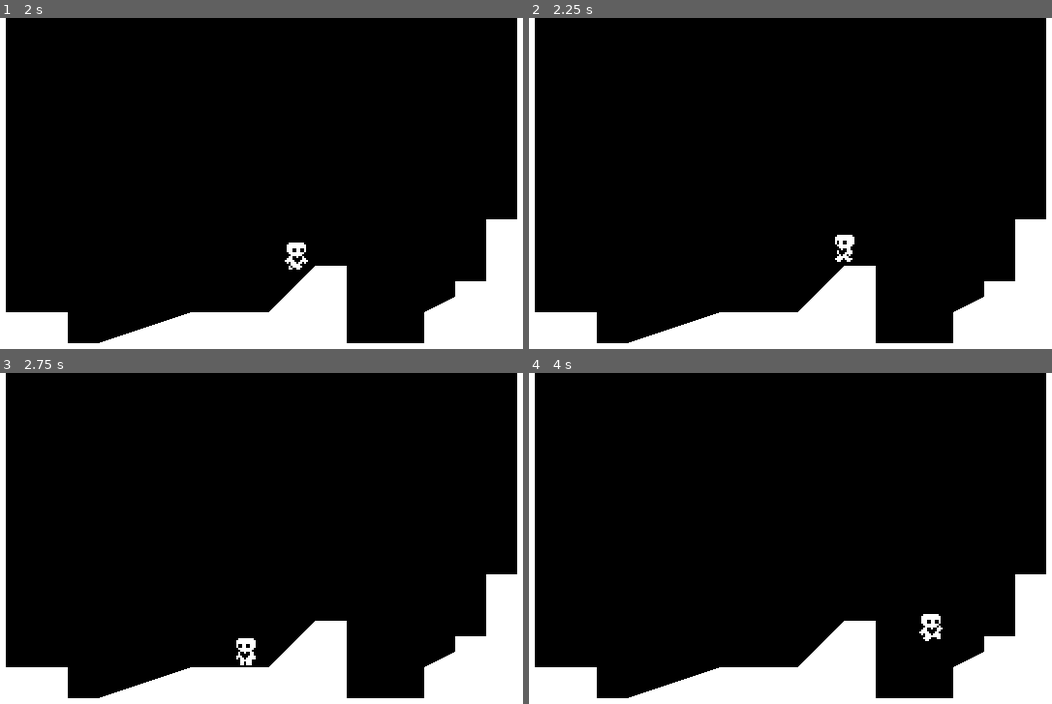
Above: before the commit, frames 1-4 (two rows, left to right).
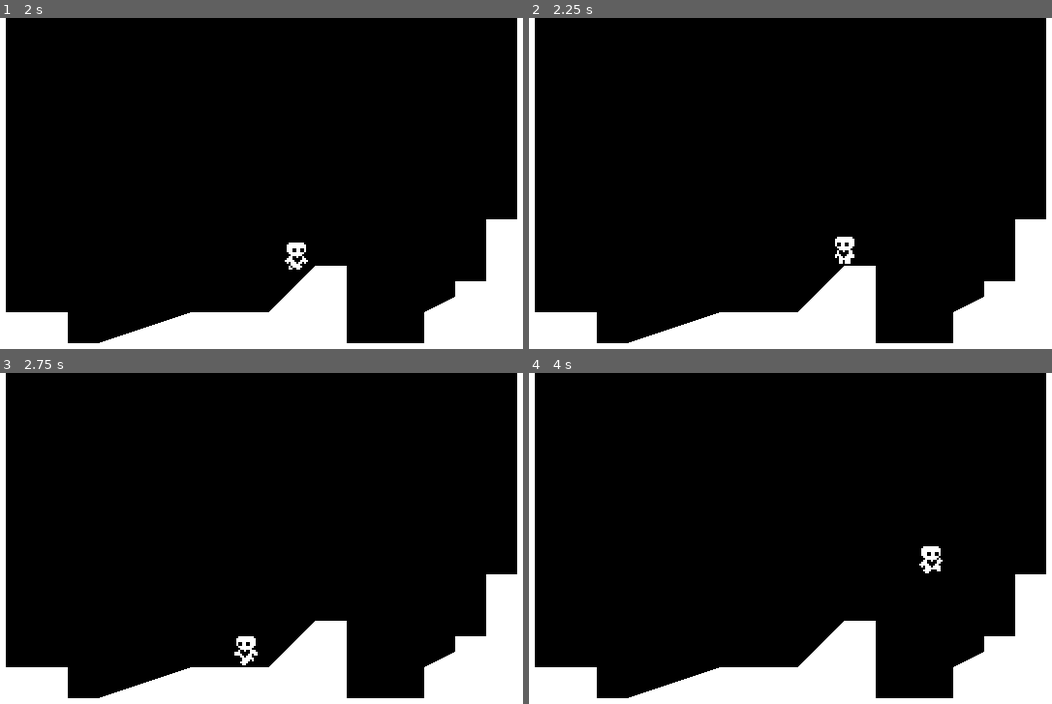
Above: after the commit, the same moments.

Repository: Superachi/Heart-Platformer
Game: Godot game, scene res://world.tscn
The game is run twice, just before and just after one commit, with the same random seed, the same clock (stepped at 60 frames per second) and the same inputs.
Inputs:
- Up to frame 1 (2 s): tap Enter (ui_accept) at 0.5, 0.77, 1.52 s; hold Right (ui_right) from 0.53 s (still down)
- Up to frame 2 (2.25 s): release Right (ui_right) at 2.03 s; hold Left (ui_left) from 2.03 s (still down)
- Up to frame 3 (2.75 s): keep holding Left (ui_left)
- Up to frame 4 (4 s): release Left (ui_left) at 2.78 s; hold Right (ui_right) from 2.78 s (still down); tap Enter (ui_accept) at 3.02, 3.77 s

Frame 1 is identical in both runs. In frame 2, 0.1% of the frame differs, in the area x 58-63%, y 65-75%; in frame 3, 0.1%; in frame 4, 0.4%, in the area x 74-80%, y 52-81%.

Commit message:
Add jump coyote time

Diff:
--- a/Player.gd
+++ b/Player.gd
@@ -1,6 +1,7 @@
 extends CharacterBody2D
 
 @onready var animated_sprite_2d = $AnimatedSprite2D
+@onready var coyote_jump_timer = $CoyoteJumpTimer
 
 const SPEED = 100.0
 const JUMP_VELOCITY = -200.0
@@ -14,18 +15,23 @@
 	set_horizontal_speed(input_axis, delta)
 	apply_gravity(delta)
 	allow_jumping()
+	update_animations(input_axis)
+
+	var was_on_floor = is_on_floor()
 	move_and_slide()
-	update_animations(input_axis)
+	# If we just left the ledge, without jumping, start coyote time
+	if was_on_floor && !is_on_floor() && velocity.y >= 0:
+		coyote_jump_timer.start()
 
 func apply_gravity(delta):
 	if !is_on_floor():
 		velocity.y += GRAVITY * delta
 
 func allow_jumping():
-	if is_on_floor():
+	if is_on_floor() || !coyote_jump_timer.is_stopped():
 		if Input.is_action_just_pressed("ui_accept"):
 			velocity.y = JUMP_VELOCITY
-	else:
+	if !is_on_floor():
 		if Input.is_action_just_released("ui_accept") && velocity.y < JUMP_VELOCITY * JUMP_RELEASE_MODIFIER:
 			velocity.y *= JUMP_RELEASE_MODIFIER
 
--- a/Player.tscn
+++ b/Player.tscn
@@ -93,3 +93,7 @@
 position = Vector2(0, -10)
 sprite_frames = SubResource("SpriteFrames_tgaex")
 animation = &"jump"
+
+[node name="CoyoteJumpTimer" type="Timer" parent="."]
+wait_time = 0.1
+one_shot = true
